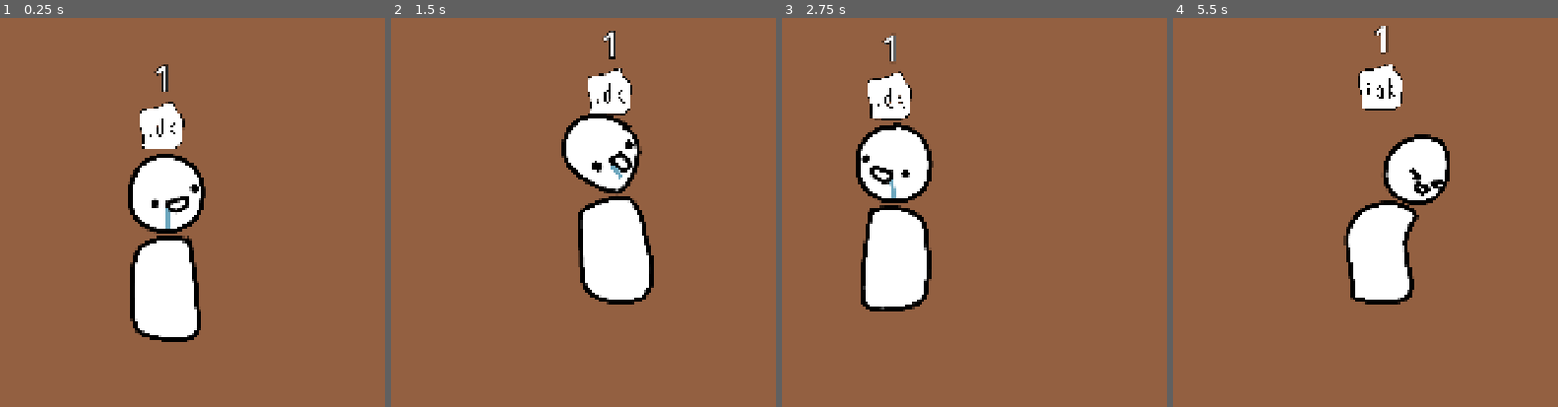
Above: before the commit, frames 1-4 (left to right).
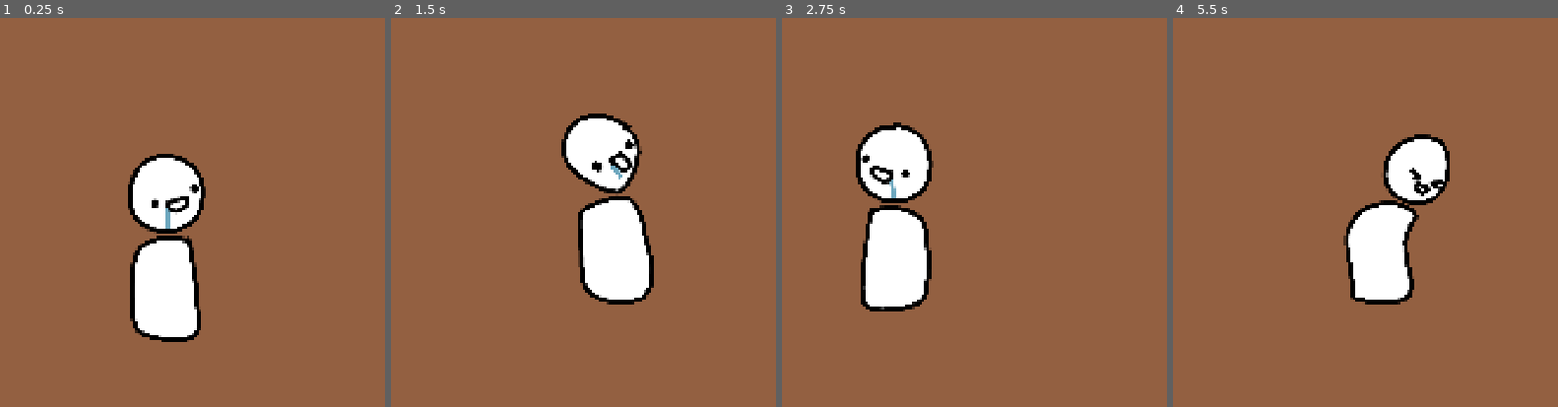
Above: after the commit, the same moments.

Repository: IMOitself/godot-game-idk
Game: Godot game, scene res://scenes/game.tscn
The game is run twice, just before and just after one commit, with the same random seed, the same clock (stepped at 60 frames per second) and the same inputs.
Inputs (mouse positions are in pixels of both pictures, inside the frame that each line leads up to):
- Up to frame 1 (0.25 s): no input
- Up to frame 2 (1.5 s): move the mouse to (652, 294) at 0.52 s; hold D (move_right) from 0.53 s (still down); click (652, 294) at 0.6 s; move the mouse to (464, 375) at 1.27 s; click (464, 375) at 1.35 s
- Up to frame 3 (2.75 s): move the mouse to (989, 161) at 2.02 s; release D (move_right) at 2.03 s; hold A (move_left) from 2.03 s (still down); click (989, 161) at 2.1 s
- Up to frame 4 (5.5 s): move the mouse to (outside the picture) at 2.77 s; release A (move_left) at 2.78 s; hold D (move_right) 2.78-4.28 s; click (outside the picture) at 2.85 s; move the mouse to (outside the picture) at 3.52 s; click (outside the picture) at 3.6 s; move the mouse to (1203, 216) at 4.27 s; hold A (move_left) 4.28-5.03 s; click (1203, 216) at 4.35 s; move the mouse to (1357, 336) at 5.02 s; hold D (move_right) from 5.03 s (still down); click (1357, 336) at 5.1 s

The runs differ from the first frame. In frame 1, 1.3% of the frame differs, in the area x 36-49%, y 11-34%; in frame 2, 1.3%; in frame 3, 1.3%; in frame 4, 1.4%, in the area x 48-60%, y 2-24%.

Commit message:
feat: pickup item and put it on top of head

Diff:
--- a/scenes/game.tscn
+++ b/scenes/game.tscn
@@ -10,7 +10,6 @@
 [ext_resource type="Texture2D" uid="uid://o80bp4ovoq7s" path="res://assets/backgrounds/refugee.jpg" id="6_dinhu"]
 [ext_resource type="PackedScene" uid="uid://c0k1eree8sw2i" path="res://scenes/secret_one.tscn" id="8_gee14"]
 [ext_resource type="Script" uid="uid://ciahr1ruj3awe" path="res://scripts/on_left_edge.gd" id="9_0tnpc"]
-[ext_resource type="PackedScene" uid="uid://d033d4poyb1a" path="res://scenes/item.tscn" id="9_dinhu"]
 [ext_resource type="Script" uid="uid://cb5o20jvw65sj" path="res://scripts/spawners/spawner_1.gd" id="10_vtaks"]
 
 [sub_resource type="TileSetAtlasSource" id="TileSetAtlasSource_kvuet"]
@@ -95,10 +94,6 @@
 limit_smoothed = true
 position_smoothing_enabled = true
 
-[node name="item" parent="player" unique_id=1869709803 instance=ExtResource("9_dinhu")]
-position = Vector2(-10, -448.5714)
-scale = Vector2(0.99999994, 0.99999994)
-
 [node name="count" type="Label" parent="player" unique_id=874603895]
 offset_left = -135.71432
 offset_top = -712.8572
@@ -108,6 +103,10 @@
 label_settings = SubResource("LabelSettings_jpwme")
 horizontal_alignment = 1
 vertical_alignment = 1
+
+[node name="last_pickupped_item" type="Area2D" parent="player" unique_id=172940122]
+position = Vector2(-10, -448.5714)
+scale = Vector2(0.99999994, 0.99999994)
 
 [node name="secretone" type="Node" parent="." unique_id=1482280895]
 
--- a/scripts/player.gd
+++ b/scripts/player.gd
@@ -3,6 +3,9 @@
 const SPEED = 800.0
 const JUMP_VELOCITY = -200
 var selected_item = null
+var pickupped_item = null
+
+@onready var last_pickupped_item: Area2D = $last_pickupped_item
 
 # ============================================================
 #
@@ -11,7 +14,20 @@
 # ============================================================
 
 func interact():
-	print("beep")
+	# PICKUP ITEM
+	if selected_item == null: return
+	if pickupped_item != null: return
+
+	for child in last_pickupped_item.get_children():
+		child.queue_free()
+
+	var item_copy = selected_item.duplicate()
+	item_copy.position = Vector2.ZERO
+	last_pickupped_item.add_child(item_copy)
+	pickupped_item = item_copy
+
+	selected_item.queue_free()
+	selected_item = null
 
 # ============================================================
 #
@@ -57,6 +73,9 @@
 	else:
 		velocity.x = move_toward(velocity.x, 0, SPEED)
 
+	if pickupped_item: $count.text = str(1)
+	else: $count.text = ""
+
 	move_and_slide()
 
 func handle_anims():
